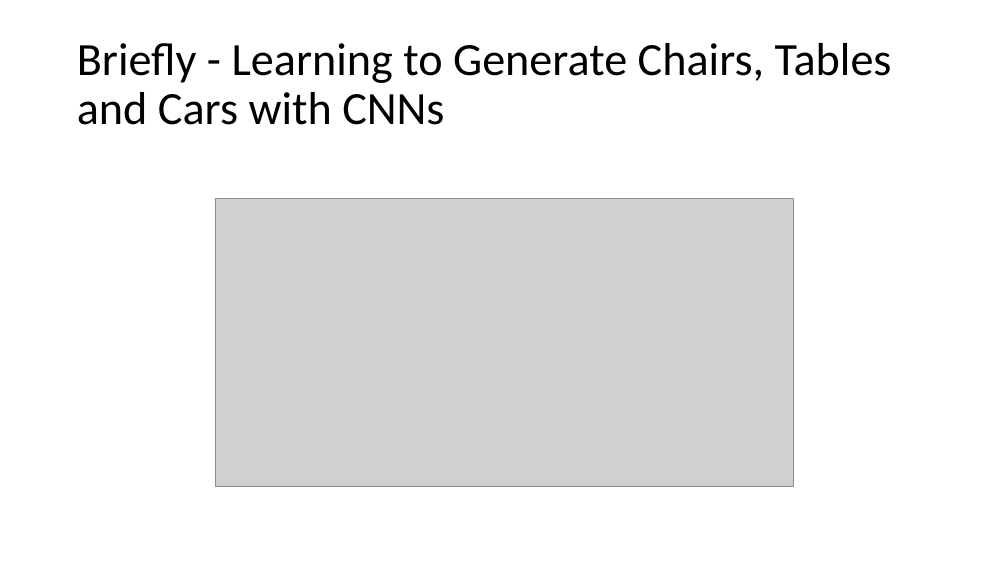
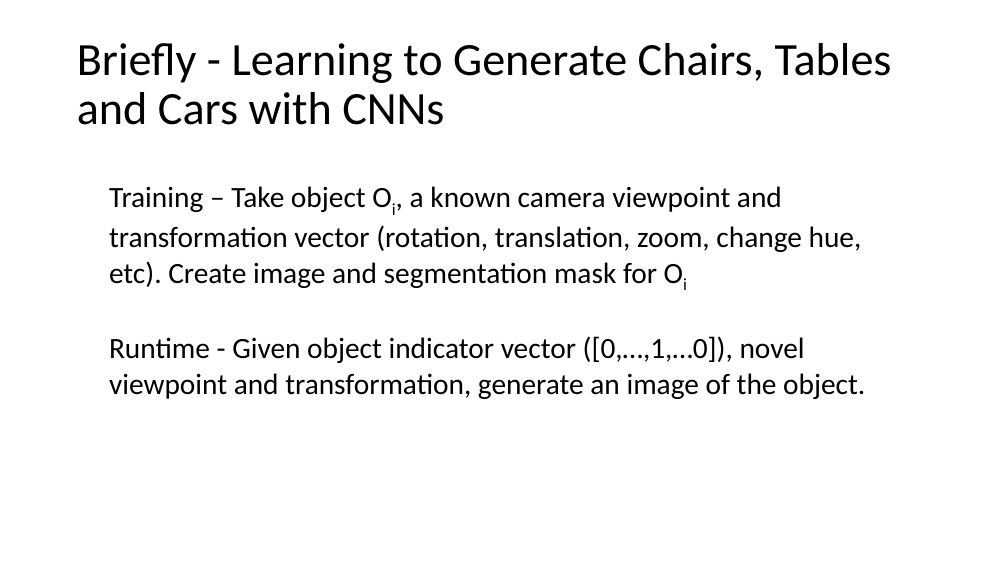
Before and after one commit to indivisibleatom/lectureNotes, a slide deck: slide 27 of sources/Guo_Mesh_Labeling.pptx. Drawn at 1008x567 pixels with LibreOffice and Linux fonts; fonts in the diff are those of the drawing; grey boxes stand for pictures. Boxes give left, top, right and bottom in pixels: in the first picture for what was removed or moved away, otherwise in the second. Text is boxed around its words. In the diff, an @@ line names an element or a change of style, - is before the commit and + after.

```diff
--- a/sources/Guo_Mesh_Labeling.pptx
+++ b/sources/Guo_Mesh_Labeling.pptx
@@ text added at box(109, 186, 865, 399), 28 pt, text #000000 @@
+Training – Take object Oi, a known camera viewpoint and transformation vector (rotation, translation, zoom, change hue, etc). Create image and segmentation mask for Oi
+Runtime - Given object indicator vector ([0,…,1,…0]), novel viewpoint and transformation, generate an image of the object.
@@ picture removed at box(215, 199, 793, 486) @@
```
Also in this commit, not shown: 5 slides added.
